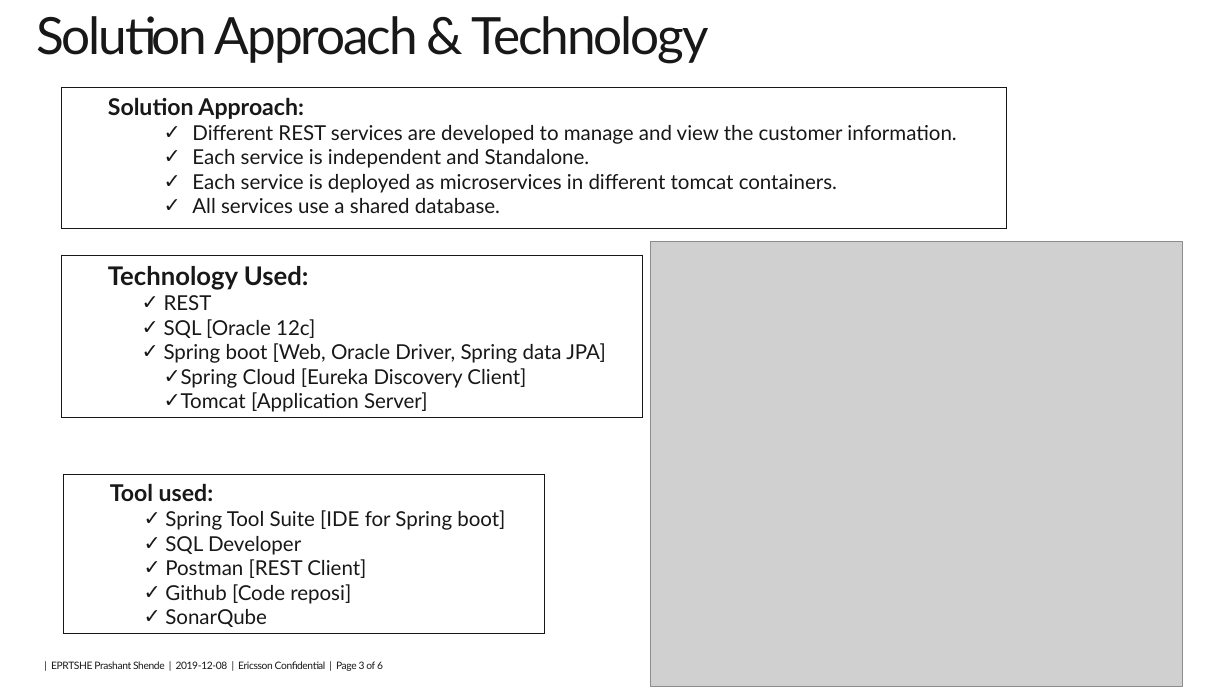
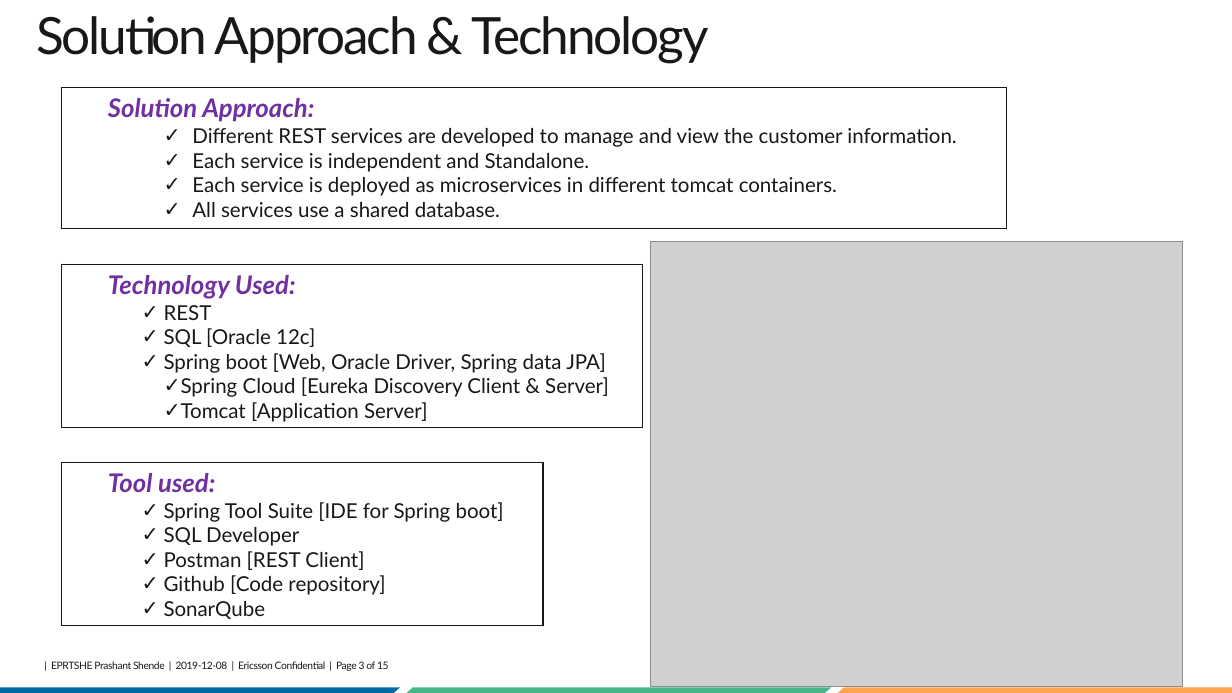
Before and after one commit to Subzzy/subhayuRepository, a slide deck: slide 3 of BC_1.pptx. Drawn at 1232x693 pixels with LibreOffice and Linux fonts; fonts in the diff are those of the drawing; grey boxes stand for pictures; background and template pictures are left out. Boxes give left, top, right and bottom in pixels: in the first picture for what was removed or moved away, otherwise in the second. Text is boxed around its words. In the diff, an @@ line names an element or a change of style, - is before the commit and + after.

```diff
--- a/BC_1.pptx
+++ b/BC_1.pptx
@@ table at box(62, 88, 1006, 228) @@
@@ size 18 to 20 pt, text colour #181818 to #7030A0, italic on in "Solution Approach:" @@
@@ table at box(62, 264, 642, 428) @@
-row 1, column 1: Technology Used: / REST / SQL [Oracle 12c] / Spring boot [Web, Oracle Driver, Spring data JPA] / Spring Cloud [Eureka Discovery Client] / Tomcat [Application Server]
+row 1, column 1: Technology Used: / REST / SQL [Oracle 12c] / Spring boot [Web, Oracle Driver, Spring data JPA] / Spring Cloud [Eureka Discovery Client & Server] / Tomcat [Application Server]
@@ table: place and size @@
-table at box(62, 255, 642, 419)
+table at box(62, 264, 642, 428)
@@ table at box(62, 463, 543, 627) @@
-row 1, column 1: Tool used: / Spring Tool Suite [IDE for Spring boot] / SQL Developer / Postman [REST Client] / Github [Code reposi] / SonarQube
+row 1, column 1: Tool used: / Spring Tool Suite [IDE for Spring boot] / SQL Developer / Postman [REST Client] / Github [Code repository] / SonarQube
@@ table: place and size @@
-table at box(64, 474, 545, 634)
+table at box(62, 463, 543, 627)
@@ parallelogram added at box(0, 688, 400, 693), fill #016AA3 @@
@@ text at box(51, 661, 389, 671): text changed @@
-| EPRTSHE Prashant Shende | 2019-12-08 | Ericsson Confidential | Page 3 of 6
+| EPRTSHE Prashant Shende | 2019-12-08 | Ericsson Confidential | Page 3 of 15
@@ parallelogram added at box(400, 688, 832, 693), fill #46B688 @@
@@ parallelogram added at box(832, 688, 1232, 693), fill #FEA34F @@
```
Also in this commit, not shown: 11 other slides changed, 3 slides added.
